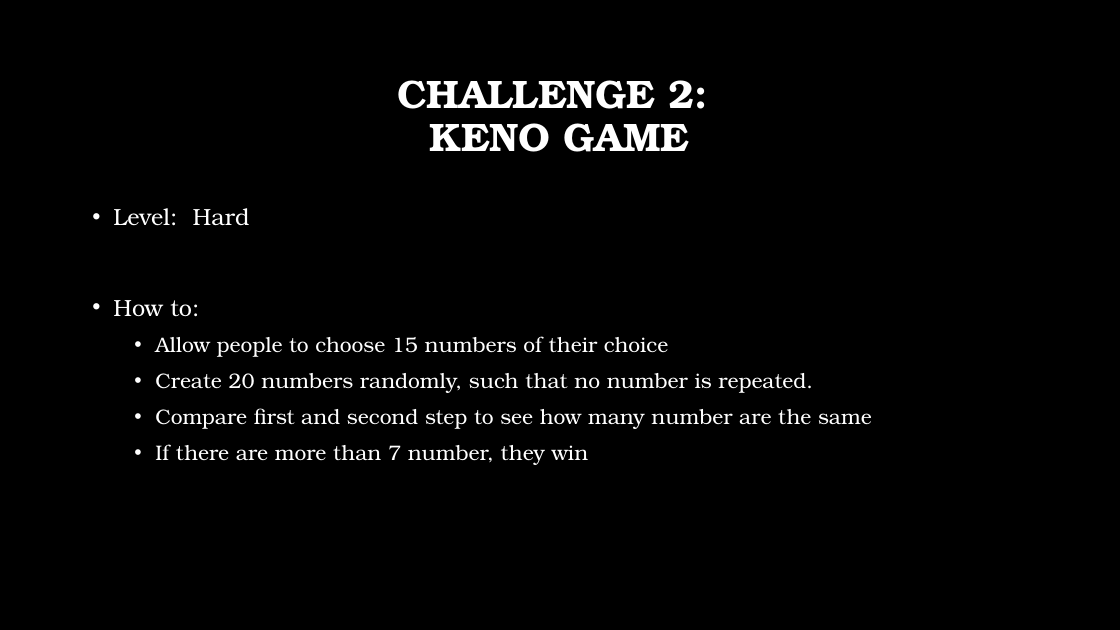
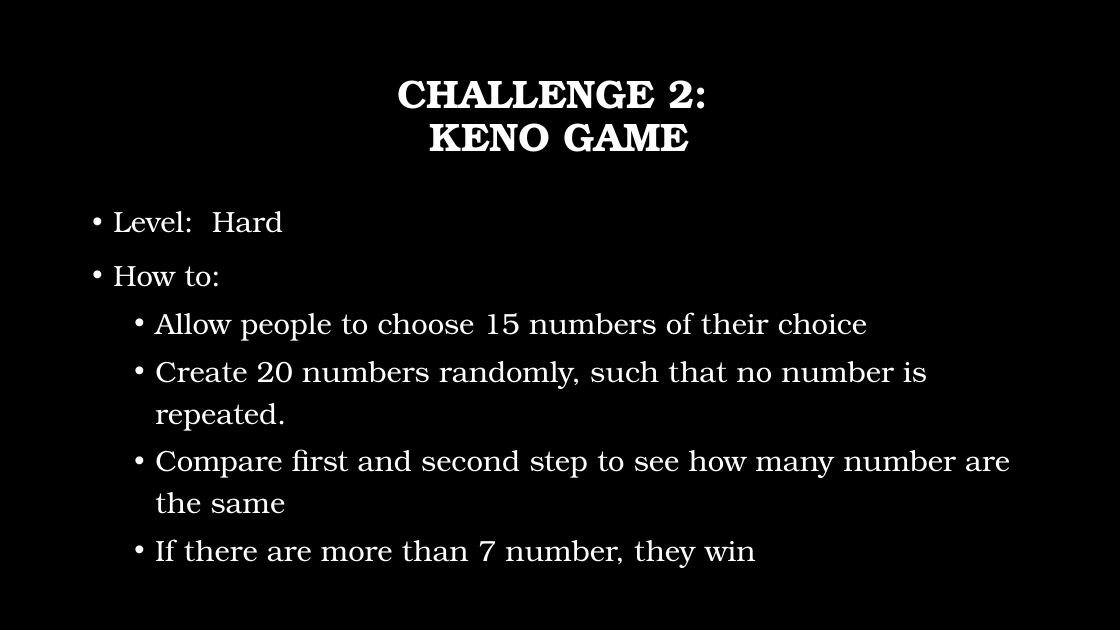
Before and after one commit to pmer/Simple-Game-Leading-Material, a slide deck: slide 5 of 1st workshop_22A REVIEW.pptx. Drawn at 1120x630 pixels with LibreOffice and Linux fonts; fonts in the diff are those of the drawing; background and template pictures are left out. Boxes give left, top, right and bottom in pixels: in the first picture for what was removed or moved away, otherwise in the second. Text is boxed around its words. In the diff, an @@ line names an element or a change of style, - is before the commit and + after.

```diff
--- a/1st workshop_22A REVIEW.pptx
+++ b/1st workshop_22A REVIEW.pptx
@@ text "Level: Hard" at [113,211,1010,568]: size 20 to 25 pt in "Level: Hard", "How to:"; size 18 to 25 pt @@
```
Also in this commit, not shown: 4 other slides changed.
